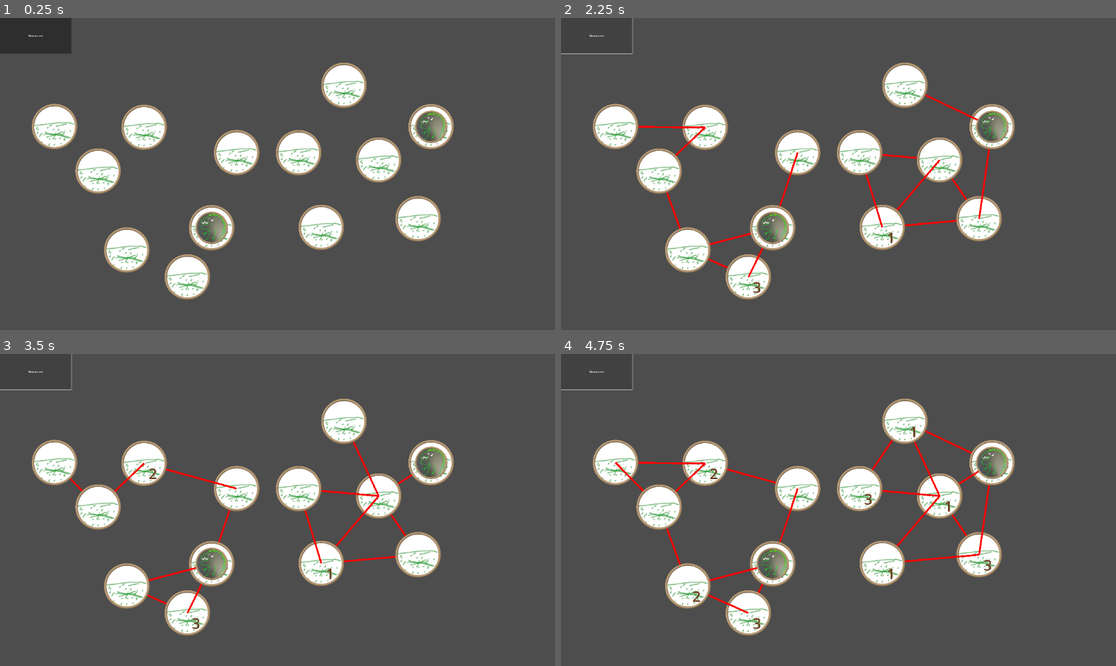
Above: before the commit, frames 1-4 (two rows, left to right).
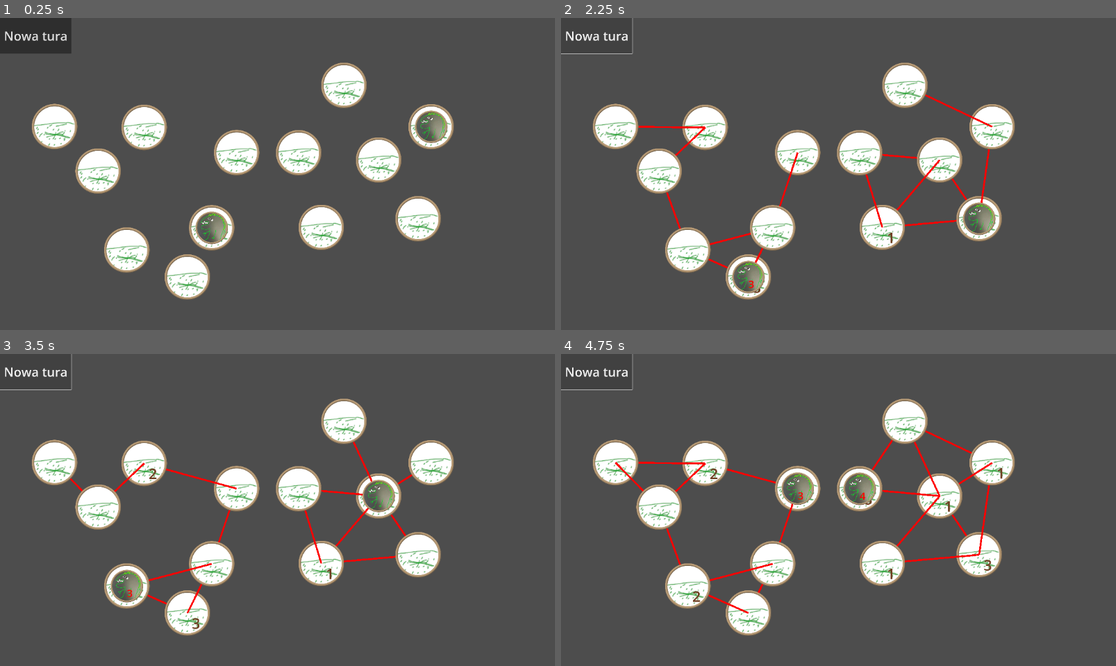
Above: after the commit, the same moments.

Repository: niebarkol/dinozaury
Game: Godot game, scene res://sceny/poziom.tscn
Two runs of this game, one before a commit and one after it. Both use one fixed random seed, a clock stepped at 60 frames per second and the inputs below.
Inputs:
- Up to frame 1 (0.25 s): no input
- Up to frame 2 (2.25 s): click "Nowa tura" at 0.5 s; click "Nowa tura" at 1.25 s; click "Nowa tura" at 2 s
- Up to frame 3 (3.5 s): tap Enter at 2.75 s
- Up to frame 4 (4.75 s): tap Space at 3.5 s; tap Enter at 4.25 s

The runs differ from the first frame. In frame 1, 0.2% of the frame differs, in the area x 0-13%, y 4-8%; in frame 2, 2.1%; in frame 3, 2.1%; in frame 4, 2.1%, in the area x 0-81%, y 4-89%.

Commit message:
Dinozaury teraz się poruszają i się zjadają nawzajem

Diff:
--- a/sceny/dinozaur.tscn
+++ b/sceny/dinozaur.tscn
@@ -1,7 +1,11 @@
-[gd_scene load_steps=3 format=3 uid="uid://cooi1widl5qpd"]
+[gd_scene load_steps=4 format=3 uid="uid://cooi1widl5qpd"]
 
 [ext_resource type="Script" path="res://sceny/dinozaur.gd" id="1_avhre"]
 [ext_resource type="Texture2D" uid="uid://rj33alldrir3" path="res://assets/zly_dinozaur.png" id="2_jq5pk"]
+
+[sub_resource type="LabelSettings" id="LabelSettings_q4ghj"]
+font_size = 57
+font_color = Color(1, 0, 0, 1)
 
 [node name="Dinozaur" type="Node2D"]
 script = ExtResource("1_avhre")
@@ -9,3 +13,8 @@
 [node name="Sprite2D" type="Sprite2D" parent="."]
 scale = Vector2(0.711914, 0.711914)
 texture = ExtResource("2_jq5pk")
+
+[node name="Label" type="Label" parent="."]
+offset_right = 40.0
+offset_bottom = 23.0
+label_settings = SubResource("LabelSettings_q4ghj")
--- a/sceny/poziom.gd
+++ b/sceny/poziom.gd
@@ -9,6 +9,7 @@
 			while siedlisko.zasiedlajacy_dinozaur != null:
 				siedlisko = $Siedliska.get_children().pick_random()
 			siedlisko.zasiedlajacy_dinozaur = dinozaur
+			dinozaur.aktualne_siedlisko = siedlisko
 			dinozaur.position = siedlisko.position
 
 
@@ -20,3 +21,37 @@
 func _on_button_pressed():
 	for siedlisko in $Siedliska.get_children():
 		siedlisko.emit_signal("nowa_tura")
+
+	for dino in $Dinozaury.get_children():
+		if dino is Dinozaur:
+			print(dino.aktualne_siedlisko)
+			if not dino.aktualne_siedlisko.połączenia.is_empty():
+					print("B")
+					przesuń_dinozaura(
+						dino,
+						dino.aktualne_siedlisko.połączenia.pick_random()
+						)
+
+func przesuń_dinozaura(dino: Dinozaur, leże: Siedlisko):
+	if dino.aktualne_siedlisko != null:
+		dino.aktualne_siedlisko.zasiedlajacy_dinozaur = null
+	dino.aktualne_siedlisko = leże
+
+	if leże.zasiedlajacy_dinozaur != null:
+		var przeciwnik: Dinozaur = leże.zasiedlajacy_dinozaur
+		if przeciwnik.potęga == dino.potęga:
+			var losowy: Dinozaur = [dino, przeciwnik].pick_random()
+			losowy.queue_free()
+			if losowy == dino:
+				return
+		elif przeciwnik.potęga < dino.potęga:
+			przeciwnik.queue_free()
+		else:
+			dino.queue_free()
+			return
+	dino.position = leże.position
+
+	if leże.zdobycz > 0:
+		dino.potęga += leże.zdobycz
+		leże.zdobycz = 0
+		dino.find_child("Label").text = str(dino.potęga)
--- a/sceny/poziom.tscn
+++ b/sceny/poziom.tscn
@@ -58,6 +58,7 @@
 [node name="Button" type="Button" parent="."]
 offset_right = 400.0
 offset_bottom = 200.0
+theme_override_font_sizes/font_size = 70
 text = "Nowa tura"
 
 [connection signal="pressed" from="Button" to="." method="_on_button_pressed"]
